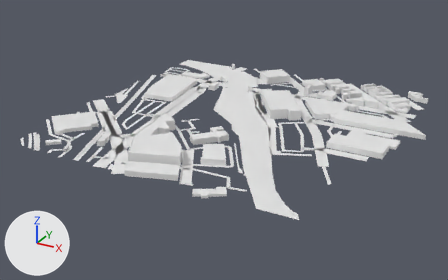
Before and after pictures for a commit that changed the glTF model app/public/world/tiles/-7_-9.glb.
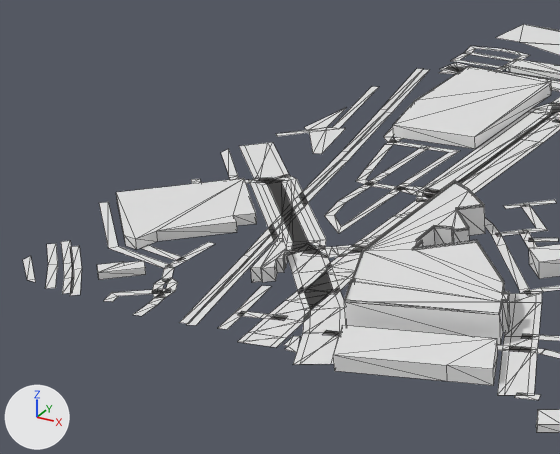
Each version appears first whole from a camera (50 mm lens) standing at (-2811.0, 3407.0, 378.0) and looking at (-3259.0, 4222.0, -30.0), and next in a close-up on the part from 3% to 45% of the width and 19% to 73% of the height. The lights are fixed; the arrows at lower left show +X, +Y and +Z. The last two pictures show the newer version. The close-ups show mesh edges as thin lines. Where no turn or scale is listed for an object, it has been applied to the vertices. Vertices at exactly the same position are counted once.

Objects in the first close-up: 'buildings', 'ground', 'water'.
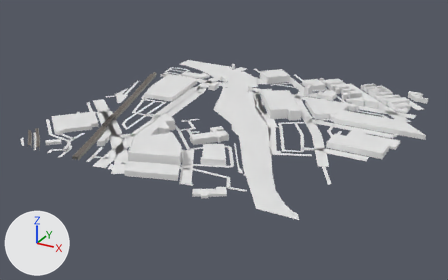
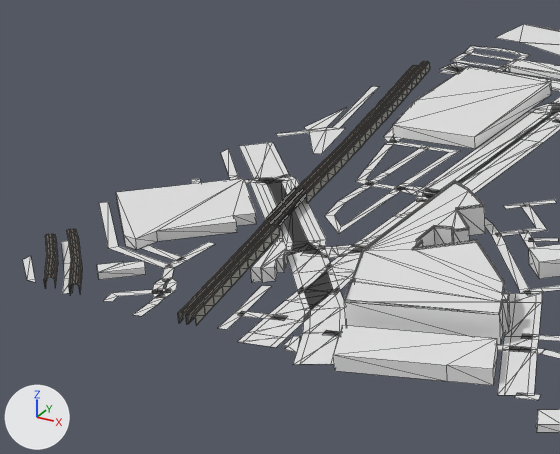
Changed parts and their boxes (x1, y1, x2, y2) in the close-ups (560 x 454 px):
'transit', added
    after: (44, 61, 430, 325)
part 1 of me_ground, deleted
    before: (45, 68, 429, 325)

Diff of the bpy script that builds the scene:
```diff
--- a/app/public/world/tiles/-7_-9.glb.py
+++ b/app/public/world/tiles/-7_-9.glb.py
@@ mat_defaultmaterial @@
+mat_defaultmaterial = bpy.data.materials.new('DefaultMaterial')
+mat_defaultmaterial.use_nodes = True; mat_defaultmaterial.node_tree.nodes.clear()
+_N = mat_defaultmaterial.node_tree.nodes; _L = mat_defaultmaterial.node_tree.links
+n0 = _N.new('ShaderNodeOutputMaterial'); n0.name = 'Material Output'
+n1 = _N.new('ShaderNodeBsdfPrincipled'); n1.name = 'Principled BSDF'
+n2 = _N.new('ShaderNodeVertexColor'); n2.name = 'Color Attribute'
+_L.new(n1.outputs[0], n0.inputs[0])  # 'BSDF' to 'Surface'
+_L.new(n2.outputs[0], n1.inputs[0])  # 'Color' to 'Base Color'
@@ me_ground @@
 # used by ob_ground; location = (-3255.2, 4252.2, 0.1)
-me_ground.from_pydata(...)  # 1314 vertices, 999 faces; spans x -266.0..266.0, y -263.0..263.0, z 0.0
+me_ground.from_pydata(...)  # 1268 vertices, 969 faces; spans x -266.0..266.0, y -263.0..263.0, z 0.0
+# me_ground part 1: 8 loose pieces with 46 vertices, spanning x -252.0..-116.0, y -256.0..127.0, z 0.0, are deleted
@@ me_transit @@
+me_transit.from_pydata(...)  # 1695 vertices, 2986 faces; spans x -67.0..67.0, y -191.0..191.0, z -3.0..3.0
+me_transit.materials.append(mat_defaultmaterial)
@@ ob_transit @@
+ob_transit = bpy.data.objects.new('transit', me_transit)
+ob_transit.location = (-3437.4, 4187.8, 3.3)
```
